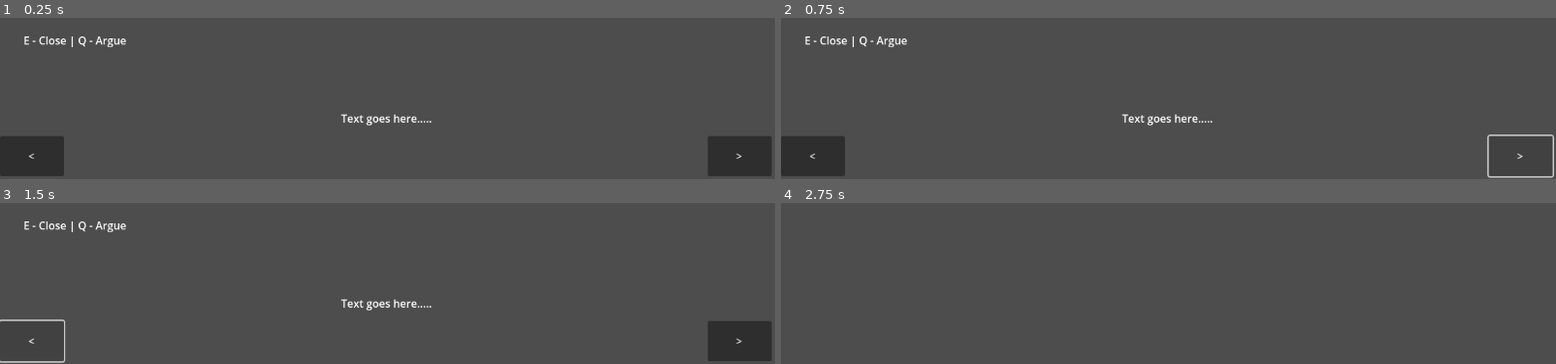
Above: before the commit, frames 1-4 (two rows, left to right).
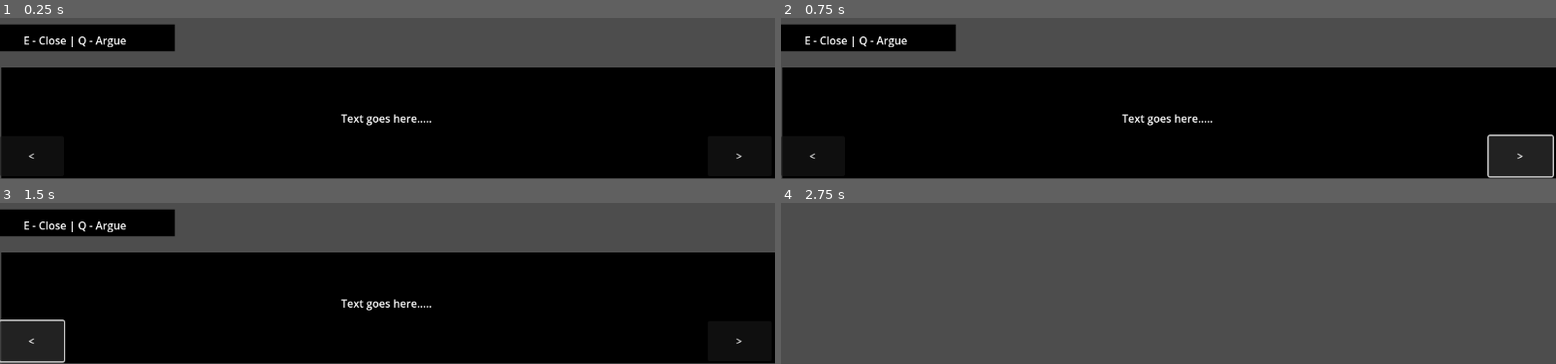
Above: after the commit, the same moments.

Repository: williby16/conspiracy
Game: Godot game, scene res://things/chat_screen.tscn
The game is run twice, just before and just after one commit, with the same random seed, the same clock (stepped at 60 frames per second) and the same inputs. The project has no main scene, so this scene is started directly.
Inputs (mouse positions are in pixels of both pictures, inside the frame that each line leads up to):
- Up to frame 1 (0.25 s): no input
- Up to frame 2 (0.75 s): click ">" at 0.5 s
- Up to frame 3 (1.5 s): click "<" at 1.25 s
- Up to frame 4 (2.75 s): tap Enter at 2 s; move the mouse to (outside the picture) at 2.02 s; hold Right (right) from 2.03 s (still down); hold D (D) from 2.03 s (still down); tap E (E) at 2.3 s

The runs differ from the first frame. In frame 1, 72% of the frame differs, in the area x 0-100%, y 4-100%; in frame 2, 72%; in frame 3, 72%; in frame 4, nothing differs.
Error before the commit: Invalid call. Nonexistent function 'get_groups' in base 'Nil'. (res://Scripts/chat_screen.gd:26)
Error after the commit: Invalid call. Nonexistent function 'get_groups' in base 'Nil'. (res://Scripts/chat_screen.gd:28)

Commit message:
began evidence picker

Diff:
--- a/Scripts/chat_screen.gd
+++ b/Scripts/chat_screen.gd
@@ -7,6 +7,8 @@
 var currTxt : int = 0;
 
 var personObj = null;
+
+var arguing = false;
 
 func set_person(person):
 	personObj = person;
@@ -33,7 +35,7 @@
 	id = ID;
 
 # Called every frame. 'delta' is the elapsed time since the previous frame.
-func _process(delta: float) -> void:
+func _process(_delta: float) -> void:
 	pass
 
 func _on_right_pressed() -> void:
@@ -49,17 +51,22 @@
 	load_text(conversation["text"][currTxt])
 
 func argue():
+	arguing = true;
+	var logic = get_parent().get_child(1); # SHOULD be logic world # maybe run this within
 	# fetch curr loigc evidence
 	# prompt argue menu
 	# display argue text??? or handle that within argue menue?
-	pass
 
-func _input(event: InputEvent) -> void:
-	if Input.is_action_just_pressed("Q"):
-		argue()
-	if Input.is_action_just_pressed("E"):
-		queue_free();
-	if Input.is_action_just_pressed("left"):
-		_on_left_pressed();
-	if Input.is_action_just_pressed("right"):
-		_on_right_pressed();
+func stop_argue():
+	arguing = false;
+
+func _input(_event: InputEvent) -> void:
+	if not arguing:
+		if Input.is_action_just_pressed("Q"):
+			argue()
+		if Input.is_action_just_pressed("E"):
+			queue_free();
+		if Input.is_action_just_pressed("left"):
+			_on_left_pressed();
+		if Input.is_action_just_pressed("right"):
+			_on_right_pressed();
--- a/Scripts/photo.gd
+++ b/Scripts/photo.gd
@@ -100,7 +100,7 @@
 	canDraw = true;
 
 #yarn
-func yarn_logic(delta : float) -> void:
+func yarn_logic(_delta : float) -> void:
 	if connectable && Input.is_action_just_pressed("left_click"):
 		if (get_parent().canConnect()):
 			get_parent().YarnConnect(self);
--- a/things/chat_screen.tscn
+++ b/things/chat_screen.tscn
@@ -5,10 +5,26 @@
 [node name="chatScreen" type="Node2D"]
 script = ExtResource("1_8qbse")
 
+[node name="boxes" type="Node2D" parent="."]
+
+[node name="ColorRect" type="ColorRect" parent="boxes"]
+offset_left = 2.0
+offset_top = 482.0
+offset_right = 1152.0
+offset_bottom = 647.0
+color = Color(0, 0, 0, 1)
+
+[node name="ColorRect2" type="ColorRect" parent="boxes"]
+offset_top = 418.0
+offset_right = 260.0
+offset_bottom = 458.0
+color = Color(0, 0, 0, 1)
+
 [node name="Talking" type="RichTextLabel" parent="."]
 offset_top = 472.0
 offset_right = 1150.0
 offset_bottom = 644.0
+bbcode_enabled = true
 text = "Text goes here....."
 horizontal_alignment = 1
 vertical_alignment = 1
@@ -31,6 +47,7 @@
 offset_top = 422.0
 offset_right = 214.0
 offset_bottom = 462.0
+bbcode_enabled = true
 text = "E - Close | Q - Argue"
 horizontal_alignment = 1
 vertical_alignment = 1
--- /dev/null
+++ b/things/evidence_picker.tscn
@@ -0,0 +1,25 @@
+[gd_scene format=3 uid="uid://dmg5a3fw8wey8"]
+
+[node name="evidencePicker" type="Node2D"]
+
+[node name="RichTextLabel" type="RichTextLabel" parent="."]
+offset_right = 212.0
+offset_bottom = 60.0
+text = "Single"
+horizontal_alignment = 1
+
+[node name="RichTextLabel2" type="RichTextLabel" parent="."]
+offset_left = 418.0
+offset_top = 1.0
+offset_right = 630.0
+offset_bottom = 61.0
+text = "double"
+horizontal_alignment = 1
+
+[node name="RichTextLabel3" type="RichTextLabel" parent="."]
+offset_left = 888.0
+offset_top = 6.0
+offset_right = 1100.0
+offset_bottom = 66.0
+text = "triple"
+horizontal_alignment = 1
--- a/things/player_movement.gd
+++ b/things/player_movement.gd
@@ -51,7 +51,7 @@
 	Input.set_mouse_mode(Input.MOUSE_MODE_VISIBLE)
 	var thisConvo = chat_screen.instantiate()
 	thisConvo.set_person(person)
-	get_tree().root.add_child(thisConvo)
+	get_tree().root.get_child(0).add_child(thisConvo) # child of node3D
 
 func can_move():
 	return (not(inLogic or talking))
